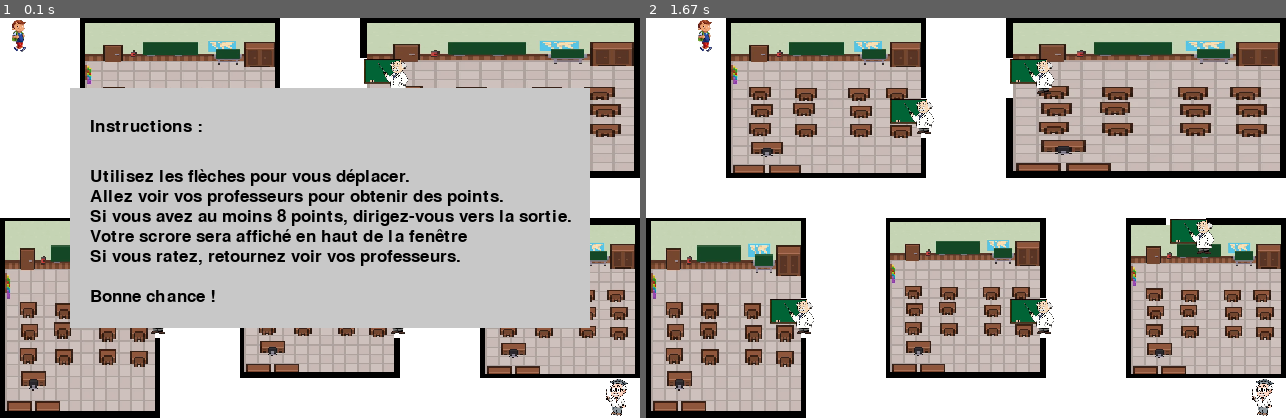
Above: before the commit, frames 1-2 (left to right).
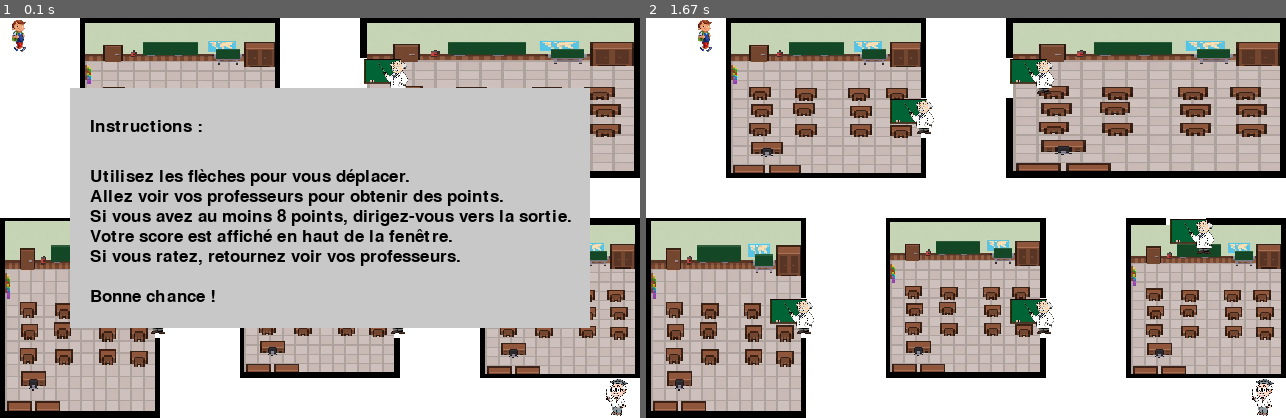
Above: after the commit, the same moments.

Repository: noellah22/projet_pygame
Game: pygame game, started from projet1.py
Two runs of this game, one before a commit and one after it. Both use one fixed random seed, a clock stepped at 60 frames per second and the inputs below.
Inputs:
- Up to frame 1 (0.1 s): no input
- Up to frame 2 (1.67 s): hold Right 0.33-0.8 s

The runs differ from the first frame. In frame 1, 0.8% of the frame differs, in the area x 24-73%, y 52-56%; in frame 2, nothing differs.

Commit message:
integration partie manon + finalisation

Diff:
--- a/graphique.py
+++ b/graphique.py
@@ -40,7 +40,7 @@
                texte_1 = fonte.render("Utilisez les flèches pour vous déplacer.", True, couleur_texte)
                texte_2 = fonte.render("Allez voir vos professeurs pour obtenir des points.", True, couleur_texte)
                texte_3 = fonte.render("Si vous avez au moins 8 points, dirigez-vous vers la sortie.", True, couleur_texte)
-               texte_4 = fonte.render("Votre scrore sera affiché en haut de la fenêtre", True, couleur_texte)
+               texte_4 = fonte.render("Votre score est affiché en haut de la fenêtre.", True, couleur_texte)
                texte_5 = fonte.render("Si vous ratez, retournez voir vos professeurs.", True, couleur_texte)
                texte_6 = fonte.render("Bonne chance !", True, couleur_texte)
                dimensions_rectangle = (70, 70, 520, 240)
@@ -137,6 +137,8 @@
         couleur_texte = (0, 0, 0)
         couleur_rectangle = (200, 200, 200)
         dimensions_rectangle = (100, 100, 400, 200)
+        # Introduire la question
+        texte_prof = font.render(prof.nom + " :", True, couleur_texte)
         # Pose la question dans le rectangle ci-dessus
         texte_0 = font.render(question, True, couleur_texte)
         texte_1 = font.render(reponse1, True, couleur_texte)
@@ -144,19 +146,20 @@
         texte_3 = font.render(reponse3, True, couleur_texte)
         pygame.draw.rect(ecran, couleur_rectangle, dimensions_rectangle)
         # Afficher les textes
-        ecran.blit(texte_0, (120, 120))
-        ecran.blit(texte_1, (120, 150))
-        ecran.blit(texte_2, (120, 170))
-        ecran.blit(texte_3, (120, 190))
+        ecran.blit(texte_prof, (120, 120))
+        ecran.blit(texte_0, (120, 150))
+        ecran.blit(texte_1, (120, 180))
+        ecran.blit(texte_2, (120, 200))
+        ecran.blit(texte_3, (120, 220))
         pygame.display.flip() # Rafraîchir le pop up des questions
-        reponse = self.verifier_reponse() # réponse 1, 2 ou 3
+        reponse = self.verifier_reponse() # Réponse 1, 2 ou 3
         return(reponse) # Donne la réponse donnée
 
     # Fonction pour parler avec le directeur en fonction du score obtenu par l'écolier
-    def dialogue_directeur(self, ecran, ecolier, les_profs):
+    def dialogue_directeur(self, ecran, ecolier, les_profs, directeur):
         couleur_texte = (0, 0, 0)
         fonte = pygame.font.Font(None, 25)
-        texte_1 = fonte.render("Directeur : ", True, couleur_texte)
+        texte_1 = fonte.render(directeur.nom + " :", True, couleur_texte)
         if ecolier.score_total >= 8: # En fonction du score/nombre de points on affiche échec ou réussite
             self.afficher_reussite(ecran, fonte, texte_1)
         else:
@@ -207,7 +210,7 @@
                     attend_touche = False
 
     # Déplacement de l'écolier
-    def changer_position(self, ecran, direction, ecolier, les_profs):
+    def changer_position(self, ecran, direction, ecolier, les_profs, directeur):
         x = self.position[0] + direction[0]
         y = self.position[1] + direction[1]
         # Vérifie que l'on sorte pas du couloir
@@ -225,4 +228,4 @@
                             else :
                                 ecolier.modifier_score(-4) # Réponse fausse alors -4 points
             elif self.couloir[x][y] == 3: # Vérifie si on va chez le directeur(sortie)
-                self.dialogue_directeur(ecran, ecolier, les_profs)
+                self.dialogue_directeur(ecran, ecolier, les_profs, directeur)
--- a/personnages.py
+++ b/personnages.py
@@ -22,7 +22,6 @@
         self.question = question # Associer avec une question
         self.personne = pygame.transform.scale_by(self.personne, 0.2) # Réduire la taille de l'image
         self.deja_visite = False
-        self.deja_repondu_juste = False
 
     # Afficher où se trouve le professeur en fonction de la position de sa question
     def dessiner(self, ecran, taille):
--- a/projet1.py
+++ b/projet1.py
@@ -10,12 +10,12 @@
 
 # Créer les personnages
 ecolier = Ecolier("Élève", "ecolier.png")
-professeur_chimie = Professeur("Prof de chimie", "profs.png", question_chimie)
-professeur_geo = Professeur("Prof de geo", "profs.png", question_geo)
-professeur_aaaa = Professeur("Prof de aaa", "profs.png",question_aaaa)
-professeur_bbbb = Professeur("Prof de bbb", "profs.png", question_bbbb)
-professeur_cccc = Professeur("Prof de ccc", "profs.png", question_cccc)
-les_profs = [professeur_chimie, professeur_geo, professeur_aaaa, professeur_bbbb, professeur_cccc]
+professeur_chimie = Professeur("Professeur de chimie", "profs.png", question_chimie)
+professeur_geo = Professeur("Professeur de géographie", "profs.png", question_geo)
+professeur_AV = Professeur("Professeur d'arts visuels", "profs.png",question_arts_visuels)
+professeur_histoire = Professeur("Professeur d'histoire", "profs.png", question_histoire)
+professeur_allemand = Professeur("Deutschlehrer", "profs.png", question_allemand)
+les_profs = [professeur_chimie, professeur_geo, professeur_AV, professeur_histoire, professeur_allemand]
 directeur = Directeur("Monsieur le Directeur", "directeur.png", 8 )
 
 # Créer les couloirs incluant les images des salles
@@ -34,7 +34,7 @@
 en_cours = True # Pour commencer le jeu
 while en_cours:
     direction = ecolier.capture_touche() # Capturer les événements et donne la direction du déplacement
-    parcours.changer_position(ecran, direction, ecolier, les_profs) # Mettre à jour la position des personnages
+    parcours.changer_position(ecran, direction, ecolier, les_profs, directeur) # Mettre à jour la position des personnages
     ecran.fill((0, 0, 0)) # Noir pour le fond et effacer l'écran avant de redessiner
     parcours.dessiner_structure(ecran, ecolier) # Redessiner le parcours et les éléments
     directeur.dessiner(ecran, parcours.taille_cellule)
--- a/questions.py
+++ b/questions.py
@@ -1,7 +1,6 @@
 # La classe Question décrit chacune des questions que chaque prof va poser
 class Question:
-    def __init__(self, titre, question, reponse1, reponse2, reponse3, reponse_juste, position):
-        self.titre = titre
+    def __init__(self, question, reponse1, reponse2, reponse3, reponse_juste, position):
         # La question elle-même
         self.question = question
         # Les trois réponses proposées
@@ -16,23 +15,18 @@
         self.position = position # Les coordonnées de la case où la question est posée
 
 # Instanciation des 5 questions
-question_geo = Question("Bonjour, je suis votre professeur de géographie. J'ai une question à vous poser.",
-                        "Quel est le plus grand lac de Suisse ?",
+question_geo = Question("Quel est le plus grand lac de Suisse ?",
                         "lac Léman","lac de Constance", "lac Majeur",
                         1, [7, 3])
-question_chimie = Question("Bonjour, je suis votre professeur de chimie. J'ai une question à vous poser.",
-                        "Quelle est la formule du méthane ?",
+question_chimie = Question("Quelle est la formule du méthane ?",
                         "H2O","CH4", "CHO4",
                         2, [2, 6])
-question_aaaa = Question("Bonjour, je suis votre professeur de chimie. J'ai une question à vous poser.",
-                        "Quelle est la formule du méthane ?",
-                        "H2O","CH4", "CHO4",
-                        2, [1, 9])
-question_bbbb = Question("Bonjour, je suis votre professeur de chimie. J'ai une question à vous poser.",
-                        "Quelle est la formule du méthane ?",
-                        "H2O","CH4", "CHO4",
-                        2, [5, 13])
-question_cccc = Question("Bonjour, je suis votre professeur de chimie. J'ai une question à vous poser.",
-                        "Quelle est la formule du méthane ?",
-                        "H2O","CH4", "CHO4",
-                        2, [7, 9])
+question_arts_visuels = Question("Qui a peint le célèbre tableau 'La cène' ?",
+                        "De Vinci","Picasso", "Monet",
+                        3, [1, 9])
+question_histoire = Question("Quand a été inventé le premier téléphone ?",
+                        "1858","1967", "1876",
+                        3, [5, 13])
+question_allemand = Question("Wie sagt man 'la vie' auf Deutsch?",
+                        "das Leben","der Leben", "die Leben",
+                        1, [7, 9])
